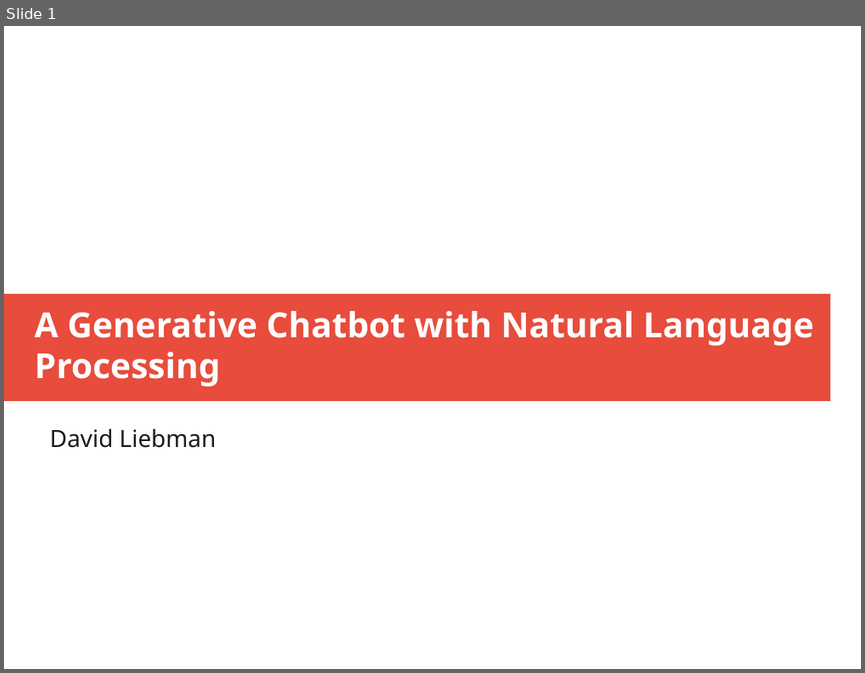
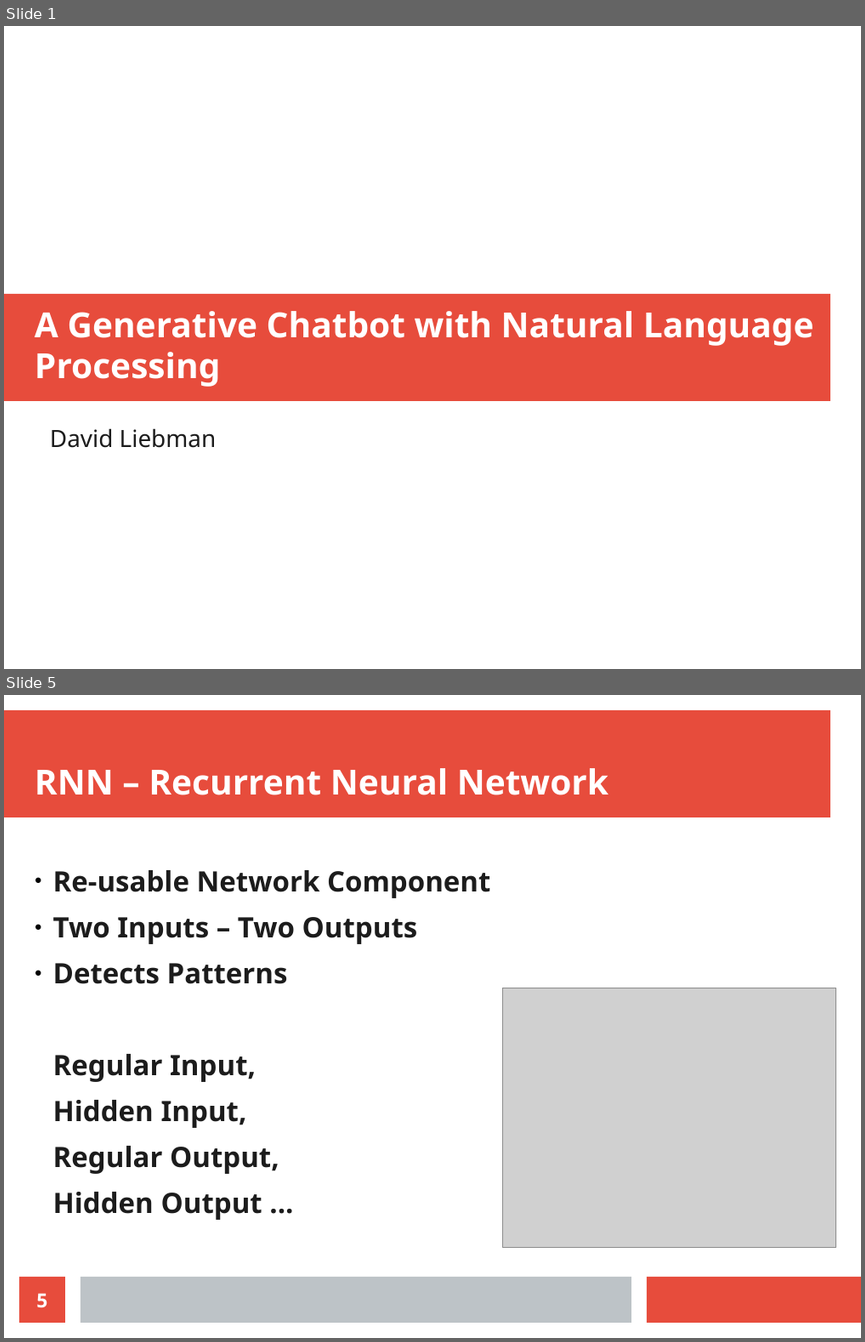
Before and after one commit to radiodee1/liebman_spring20, a slide deck: pdf/thesis_presentation.odp. Shown one above the other, each under a label of ours: slide 1 before the commit, slides 1 and 5 after it; the slides between them are not shown. The pictures are 865x673 and 865x1342 pixels, drawn with LibreOffice and Linux fonts; fonts in the diff are those of the drawing; grey boxes stand for pictures. Boxes give left, top, right and bottom in pixels: in the first picture for what was removed or moved away, otherwise in the second. Text is boxed around its words. In the diff, an @@ line names an element or a change of style, - is before the commit and + after.

```diff
--- a/pdf/thesis_presentation.odp
+++ b/pdf/thesis_presentation.odp
@@ slide 5 added at (4,695,861,1338), background #FFFFFF @@
@@ rectangle added at (4,710,830,818), fill #E74C3C @@
@@ title added at (35,768,608,795), 32 pt, text #FFFFFF, bold @@
+RNN – Recurrent Neural Network
@@ text added at (53,870,490,1219), 26 pt, text #1C1C1C, bold @@
+● Re-usable Network Component
+● Two Inputs – Two Outputs
+● Detects Patterns
+Regular Input,
+Hidden Input,
+Regular Output,
+Hidden Output ...
@@ picture added at (503,988,836,1247) @@
@@ page number added at (19,1276,65,1322), fill #E74C3C, 18 pt, text #FFFFFF, bold @@
+5
@@ rectangle added at (80,1276,631,1322), fill #BDC3C7 @@
@@ rectangle added at (647,1276,861,1322), fill #E74C3C @@
```
Also in this commit, not shown: 7 other slides added, 1 slide removed.
